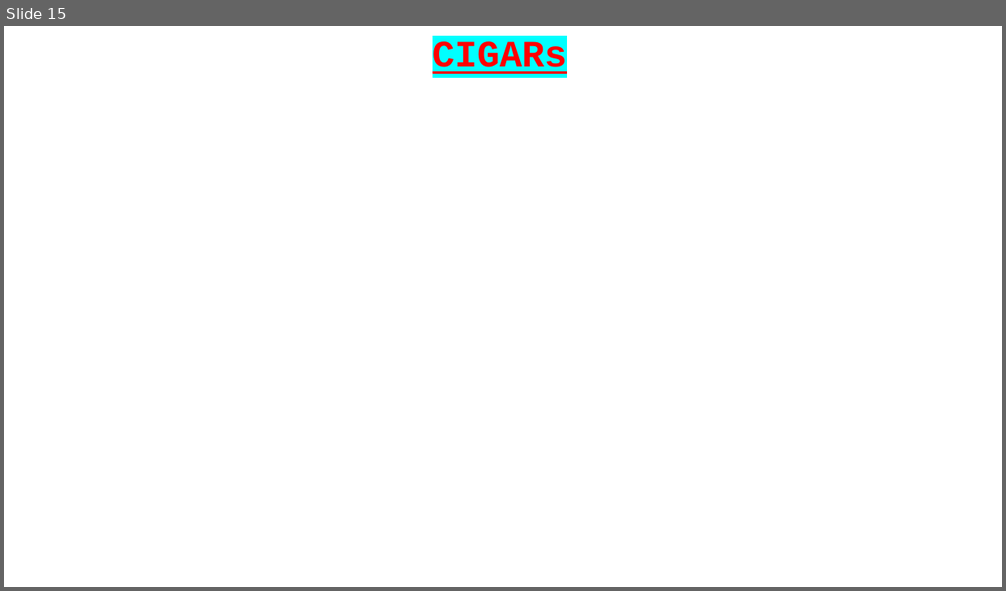
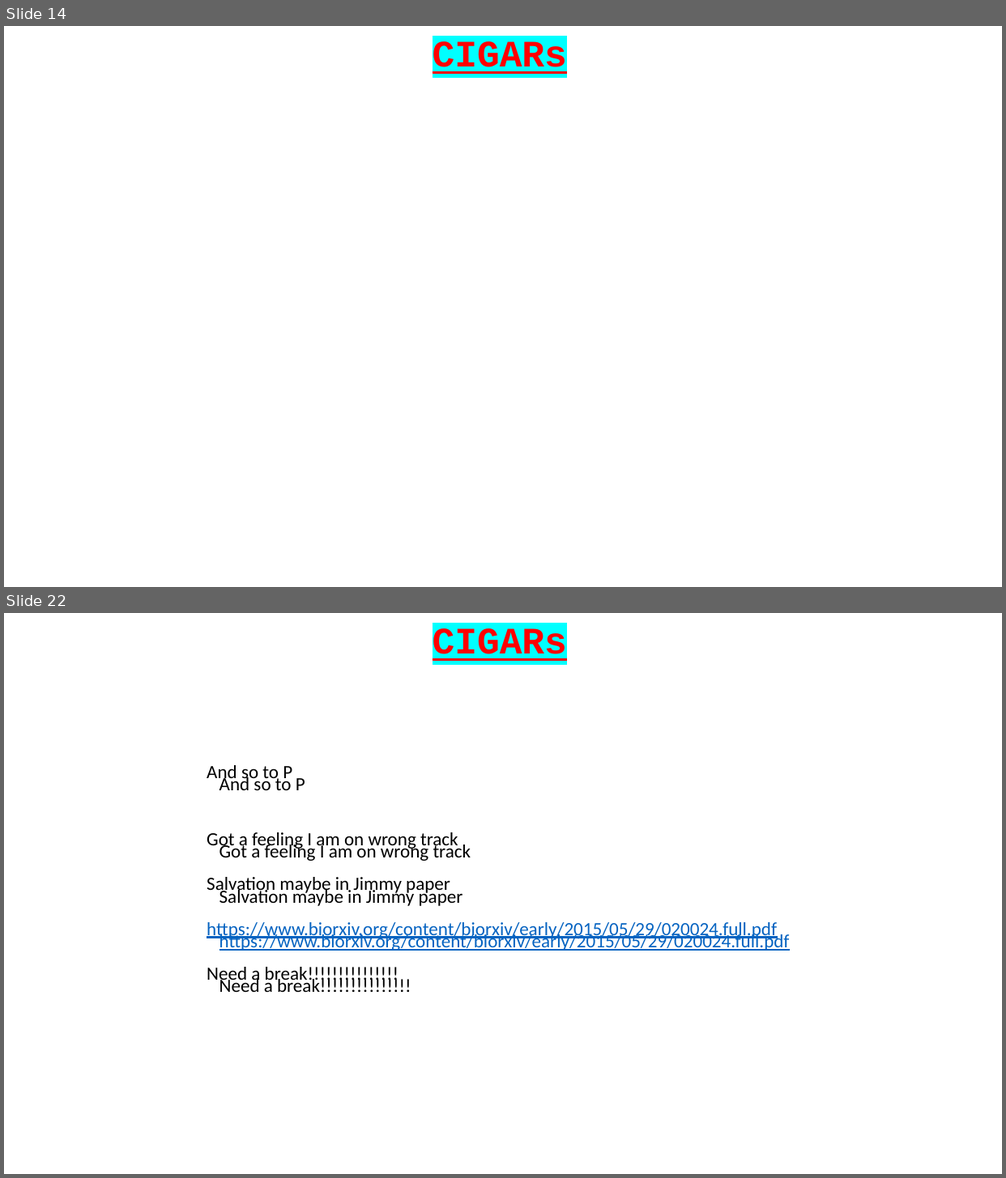
Before and after one commit to BioinformaticsTraining/Introduction-to-Bioinformatics, a slide deck: Flip Presentations/NGS_Intro/02-CIGARS/02-CIGARS.pptx. Shown one above the other, each under a label of ours: slide 15 before the commit, slides 14 and 22 after it; the slides between them are not shown. The pictures are 1006x591 and 1006x1178 pixels, drawn with LibreOffice and Linux fonts; fonts in the diff are those of the drawing. Boxes give left, top, right and bottom in pixels: in the first picture for what was removed or moved away, otherwise in the second. Text is boxed around its words. In the diff, an @@ line names an element or a change of style, - is before the commit and + after.

```diff
--- a/Flip Presentations/NGS_Intro/02-CIGARS/02-CIGARS.pptx
+++ b/Flip Presentations/NGS_Intro/02-CIGARS/02-CIGARS.pptx
@@ slide 22 added at (x1=4, y1=613, x2=1002, y2=1174), background #FFFFFF @@
@@ text added at (x1=432, y1=628, x2=567, y2=661), 36 pt, text #FF0000, bold, underline @@
+CIGARs
@@ text added at (x1=206, y1=774, x2=777, y2=986), 18 pt, text #000000 @@
+And so to P
+Got a feeling I am on wrong track
+Salvation maybe in Jimmy paper
+https://www.biorxiv.org/content/biorxiv/early/2015/05/29/020024.full.pdf
+Need a break!!!!!!!!!!!!!!!
@@ text added at (x1=206, y1=765, x2=790, y2=992), 18 pt, text #000000 @@
+And so to P
+Got a feeling I am on wrong track
+Salvation maybe in Jimmy paper
+https://www.biorxiv.org/content/biorxiv/early/2015/05/29/020024.full.pdf
+Need a break!!!!!!!!!!!!!!!
@@ what was slide 15 is now slide 14 @@
```
Also in this commit, not shown: 3 slides changed, 14 other slides added, 2 slides removed, 2 other files.
